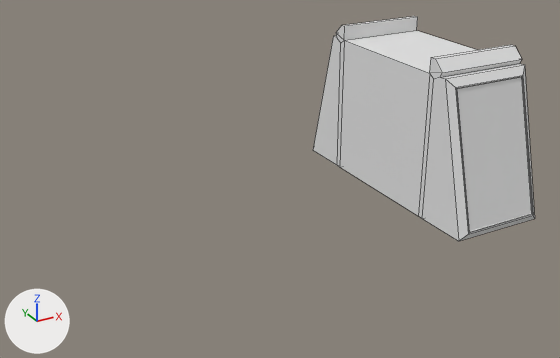
An edit to the FBX model Assets/Models/Blockout/Home/SM_Bridge_Doorway_Base.fbx, drawn before and after from the same camera.
Both versions are drawn from a 50 mm camera at (129.3, -107.8, 16.7) aimed at (202.9, 25.9, -50.2). The axes (+X, +Y, +Z) are drawn at lower left. The lights are the same throughout. Mesh edges are drawn as thin lines. Materials are left out; every surface is plain grey. Where no turn or scale is listed for an object, it has been applied to the vertices.

The scene before the commit, as lines of its bpy script (objects in view):
```python
me_plane_019 = bpy.data.meshes.new('Plane.019')
me_plane_019.from_pydata(...)  # 68 vertices, 60 faces; spans x 15.0..36.6, y -30.2..30.3, z -27.1..8.9
ob_b_base = bpy.data.objects.new('B_Base', me_plane_019)
ob_b_base.location = (215.7, 28.8, -33.0)
```
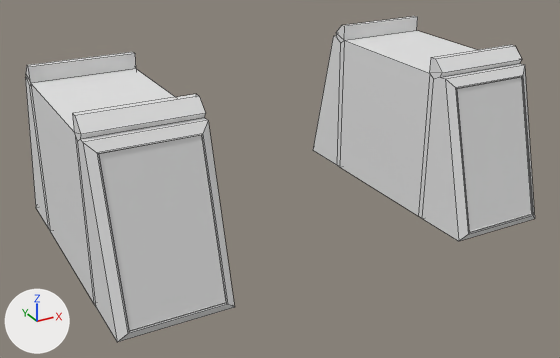
Where the newer file only moved an object's origin or applied its transform, the numbers keep the older frame.

Boxes [x1, y1, x2, y2] around the edits, measured in the pictures (560 x 358 px):
'B_Base', reshaped (129% wider, 45% taller): before [313, 16, 535, 241]; after [25, 16, 535, 342]
part 1 of me_plane_019, added: after [25, 52, 234, 342]

Diff of the bpy script that builds the scene:
```diff
--- a/Assets/Models/Blockout/Home/SM_Bridge_Doorway_Base.fbx.py
+++ b/Assets/Models/Blockout/Home/SM_Bridge_Doorway_Base.fbx.py
@@ me_plane_019 @@
 me_plane_019.from_pydata(...)  # 68 vertices, 60 faces; spans x 15.0..36.6, y -30.2..30.3, z -27.1..8.9
 # used by ob_b_base; location = (215.7, 28.8, -33.0)
+# me_plane_019 part 1: the loose piece of 68 vertices spanning x 15.0..36.6, y -30.2..30.3, z -27.1..8.9 is copied, and the copy is mirrored in x about its middle, then moved by (-73.2, 0.0, 0.0); it spans x -58.2..-36.6, y -30.2..30.3, z -27.1..8.9
```
